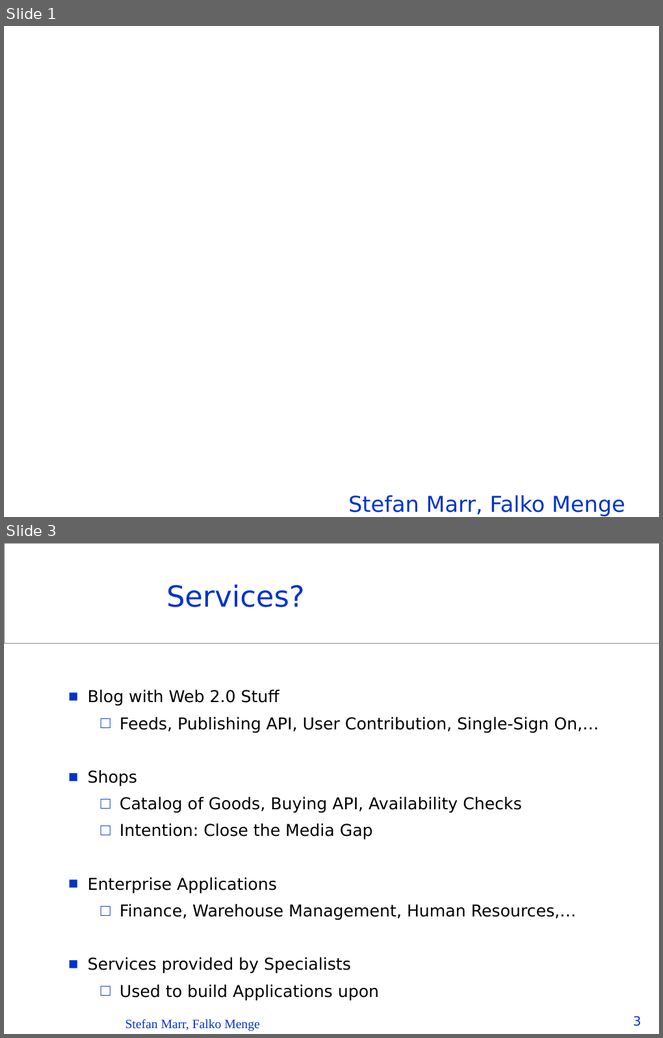
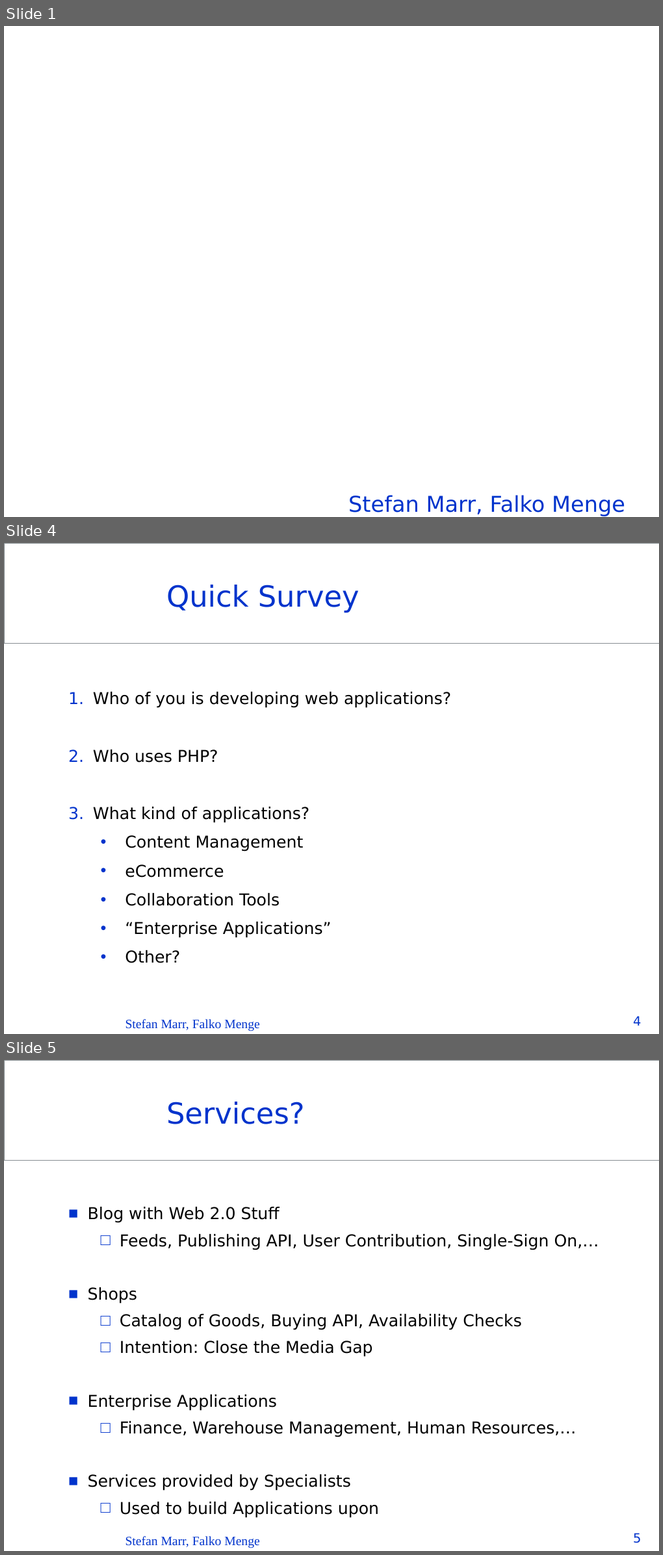
Before and after one commit to Seb35/InstantSVC, a slide deck: doc/presentations/InstantSVC - FrOSCon 2007.ppt. Shown one above the other, each under a label of ours: slides 1 and 3 before the commit, slides 1, 4 and 5 after it; the slides between them are not shown. The pictures are 663x1038 and 663x1555 pixels, drawn with LibreOffice and Linux fonts; fonts in the diff are those of the drawing; background and template pictures are left out. Boxes give left, top, right and bottom in pixels: in the first picture for what was removed or moved away, otherwise in the second. Text is boxed around its words. In the diff, an @@ line names an element or a change of style, - is before the commit and + after.

```diff
--- a/doc/presentations/InstantSVC - FrOSCon 2007.ppt
+++ b/doc/presentations/InstantSVC - FrOSCon 2007.ppt
@@ slide 4 added at (4,543,659,1034), background #FFFFFF; not listed: 1 template element that a slide beside it also shows @@
@@ title added at (166,585,360,613), 32 pt, text #0033CC @@
+Quick Survey
@@ text added at (93,692,451,964), 18 pt, text #000000 @@
+  1. Who of you is developing web applications?
+  2. Who uses PHP?
+  3. What kind of applications?
+    • Content Management
+    • eCommerce
+    • Collaboration Tools
+    • “Enterprise Applications”
+    • Other?
@@ text added at (126,1019,259,1032), 14 pt, text #0033CC @@
+Stefan Marr, Falko Menge
@@ page number added at (633,1016,641,1026), 14 pt, text #0033CC @@
+4
@@ what was slide 3 is now slide 5 @@
@@ page number at (633,1533,641,1544): text changed @@
-3
+5
```
Also in this commit, not shown: 5 slides changed, 4 other slides added, 1 other file.
